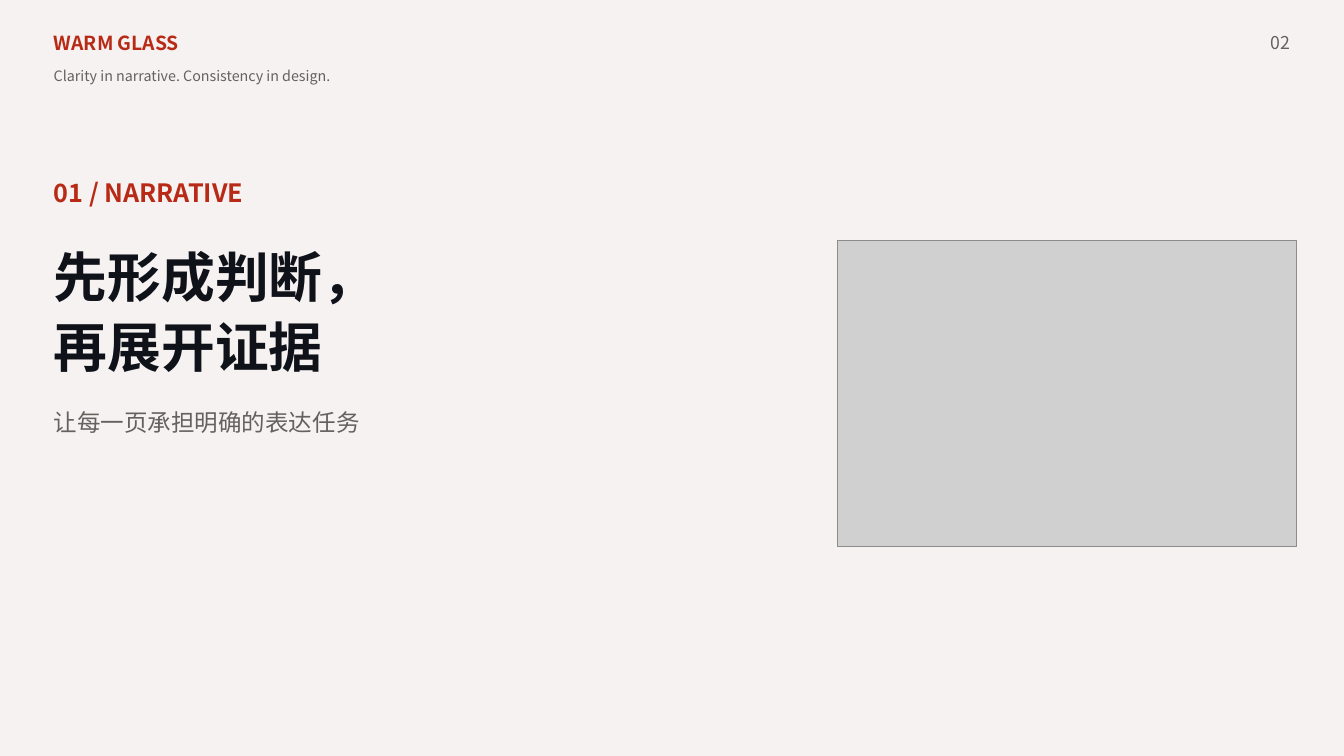
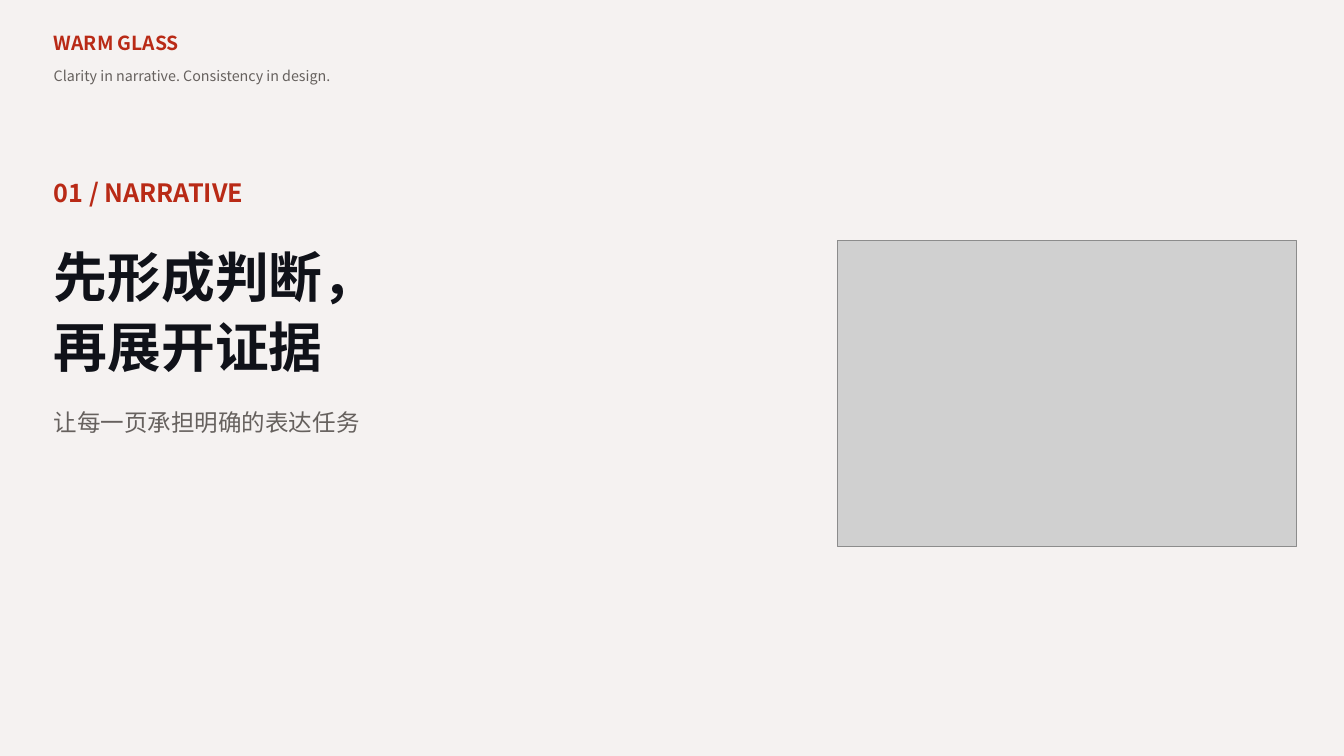
Before and after one commit to TPanic98/warm-glass-ppt-skill, a slide deck: slide 2 of docs/demo.pptx. Drawn at 1344x756 pixels with LibreOffice and Linux fonts; fonts in the diff are those of the drawing; grey boxes stand for pictures. Boxes give left, top, right and bottom in pixels: in the first picture for what was removed or moved away, otherwise in the second. Text is boxed around its words. In the diff, an @@ line names an element or a change of style, - is before the commit and + after.

```diff
--- a/docs/demo.pptx
+++ b/docs/demo.pptx
@@ text removed at (x1=1271, y1=36, x2=1291, y2=49) @@
-02
```
Also in this commit, not shown: 10 other slides changed, 20 other files.
